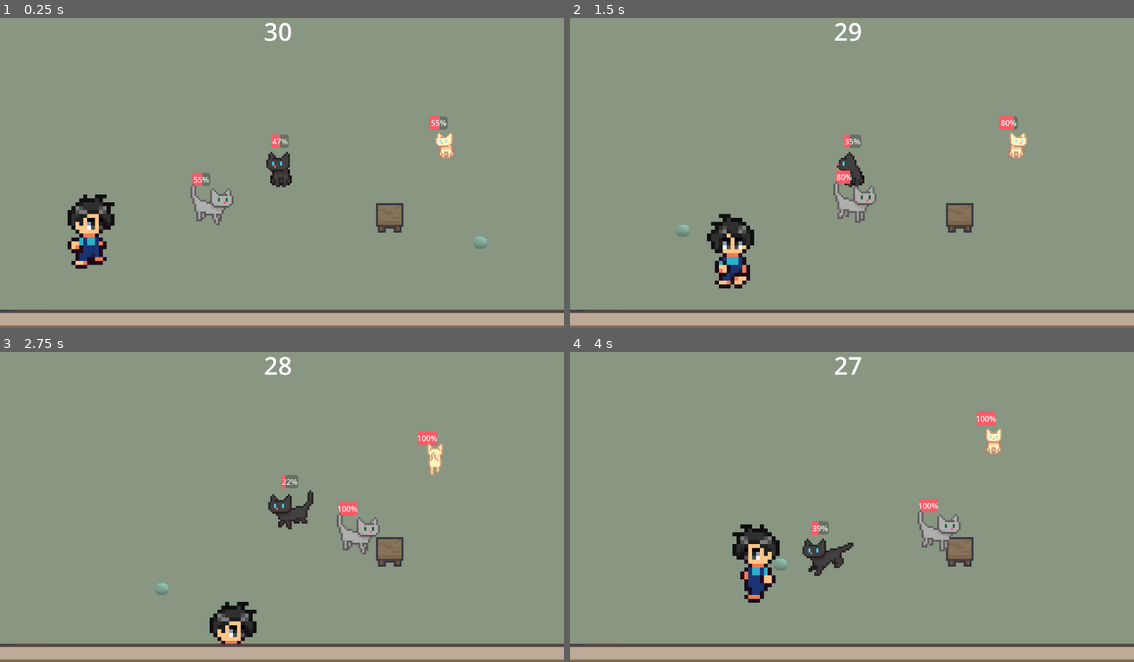
Above: before the commit, frames 1-4 (two rows, left to right).
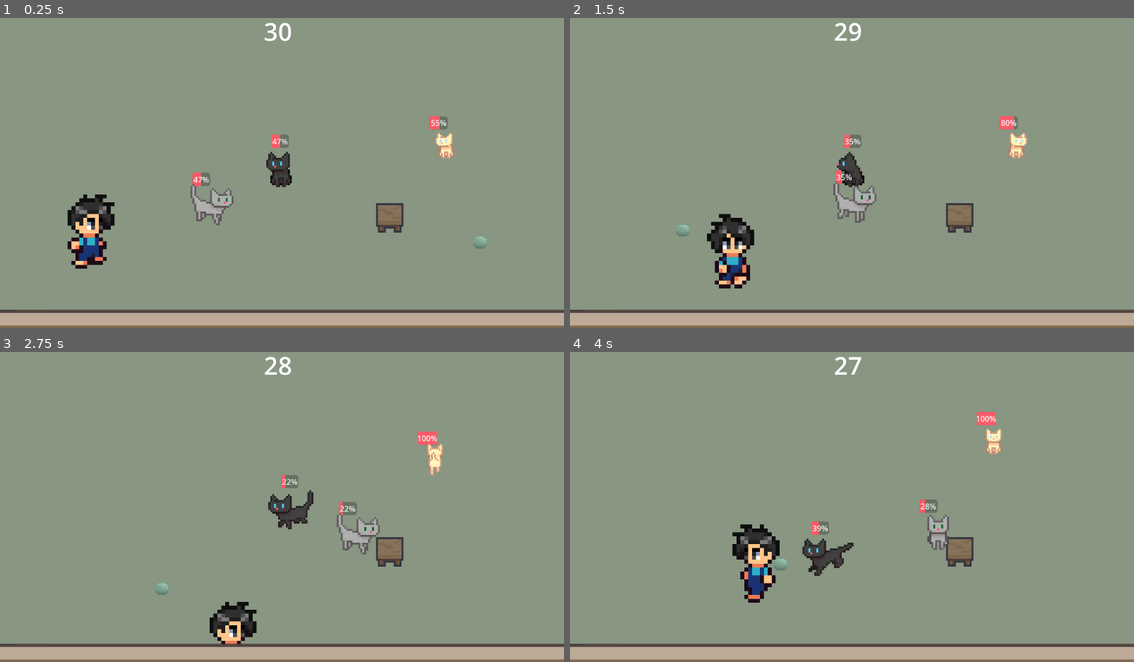
Above: after the commit, the same moments.

Repository: morgan-git/cat-herder
Game: Godot game, scene res://scenes/patio.tscn
Same seed, same stepped clock (60 frames per second), same inputs: the game is played once before the commit and once after it.
Inputs:
- Up to frame 1 (0.25 s): no input
- Up to frame 2 (1.5 s): tap Enter (ui_accept) at 0.5, 0.77 s; hold Right (ui_right) 0.53-1.28 s; hold E (interact, bound only after the commit) 0.53-1.28 s; hold Down (ui_down) from 1.28 s (still down); tap E (interact, bound only after the commit) at 1.35 s
- Up to frame 3 (2.75 s): tap Enter (ui_accept) at 1.52 s; release Down (ui_down) at 2.03 s; hold Right (ui_right) from 2.03 s (still down); hold E (interact, bound only after the commit) from 2.03 s (still down)
- Up to frame 4 (4 s): release Right (ui_right) at 2.78 s; release E (interact, bound only after the commit) at 2.78 s; hold Up (ui_up) 2.78-3.53 s; tap E (interact, bound only after the commit) at 2.85 s; tap Enter (ui_accept) at 3.02, 3.77 s; hold Left (ui_left) from 3.53 s (still down); hold E (interact, bound only after the commit) from 3.53 s (still down)

The runs differ from the first frame. In frame 1, less than 0.1% of the frame differs, in the area x 34-36%, y 49-55%; in frame 2, less than 0.1%; in frame 3, 0.1%; in frame 4, 0.6%, in the area x 61-70%, y 47-65%.

Commit message:
added cat pee cleanup button

Diff:
--- a/project.godot
+++ b/project.godot
@@ -23,6 +23,14 @@
 
 project/assembly_name="Cat Herder"
 
+[input]
+
+interact={
+"deadzone": 0.2,
+"events": [Object(InputEventKey,"resource_local_to_scene":false,"resource_name":"","device":0,"window_id":0,"alt_pressed":false,"shift_pressed":false,"ctrl_pressed":false,"meta_pressed":false,"pressed":false,"keycode":0,"physical_keycode":69,"key_label":0,"unicode":0,"location":0,"echo":false,"script":null)
+]
+}
+
 [rendering]
 
 textures/canvas_textures/default_texture_filter=0
--- a/scenes/patio.tscn
+++ b/scenes/patio.tscn
@@ -241,6 +241,22 @@
 atlas = ExtResource("9_pbytk")
 region = Rect2(224, 32, 32, 32)
 
+[sub_resource type="AtlasTexture" id="AtlasTexture_0l0qi"]
+atlas = ExtResource("9_pbytk")
+region = Rect2(640, 96, 32, 32)
+
+[sub_resource type="AtlasTexture" id="AtlasTexture_bcrav"]
+atlas = ExtResource("9_pbytk")
+region = Rect2(672, 96, 32, 32)
+
+[sub_resource type="AtlasTexture" id="AtlasTexture_ybjh2"]
+atlas = ExtResource("9_pbytk")
+region = Rect2(704, 96, 32, 32)
+
+[sub_resource type="AtlasTexture" id="AtlasTexture_js3qt"]
+atlas = ExtResource("9_pbytk")
+region = Rect2(736, 96, 32, 32)
+
 [sub_resource type="AtlasTexture" id="AtlasTexture_pf4nm"]
 atlas = ExtResource("10_lfmyj")
 region = Rect2(512, 32, 32, 32)
@@ -272,22 +288,6 @@
 [sub_resource type="AtlasTexture" id="AtlasTexture_fdrx2"]
 atlas = ExtResource("10_lfmyj")
 region = Rect2(736, 288, 32, 32)
-
-[sub_resource type="AtlasTexture" id="AtlasTexture_0l0qi"]
-atlas = ExtResource("9_pbytk")
-region = Rect2(640, 96, 32, 32)
-
-[sub_resource type="AtlasTexture" id="AtlasTexture_bcrav"]
-atlas = ExtResource("9_pbytk")
-region = Rect2(672, 96, 32, 32)
-
-[sub_resource type="AtlasTexture" id="AtlasTexture_ybjh2"]
-atlas = ExtResource("9_pbytk")
-region = Rect2(704, 96, 32, 32)
-
-[sub_resource type="AtlasTexture" id="AtlasTexture_js3qt"]
-atlas = ExtResource("9_pbytk")
-region = Rect2(736, 96, 32, 32)
 
 [sub_resource type="AtlasTexture" id="AtlasTexture_xpde0"]
 atlas = ExtResource("9_pbytk")
@@ -378,6 +378,23 @@
 }, {
 "frames": [{
 "duration": 1.0,
+"texture": SubResource("AtlasTexture_0l0qi")
+}, {
+"duration": 1.0,
+"texture": SubResource("AtlasTexture_bcrav")
+}, {
+"duration": 1.0,
+"texture": SubResource("AtlasTexture_ybjh2")
+}, {
+"duration": 1.0,
+"texture": SubResource("AtlasTexture_js3qt")
+}],
+"loop": true,
+"name": &"Running",
+"speed": 5.0
+}, {
+"frames": [{
+"duration": 1.0,
 "texture": SubResource("AtlasTexture_pf4nm")
 }, {
 "duration": 1.0,
@@ -390,7 +407,7 @@
 "texture": SubResource("AtlasTexture_v7805")
 }],
 "loop": true,
-"name": &"RunDown",
+"name": &"RunningDown",
 "speed": 5.0
 }, {
 "frames": [{
@@ -407,24 +424,7 @@
 "texture": SubResource("AtlasTexture_fdrx2")
 }],
 "loop": true,
-"name": &"RunUp",
-"speed": 5.0
-}, {
-"frames": [{
-"duration": 1.0,
-"texture": SubResource("AtlasTexture_0l0qi")
-}, {
-"duration": 1.0,
-"texture": SubResource("AtlasTexture_bcrav")
-}, {
-"duration": 1.0,
-"texture": SubResource("AtlasTexture_ybjh2")
-}, {
-"duration": 1.0,
-"texture": SubResource("AtlasTexture_js3qt")
-}],
-"loop": true,
-"name": &"Running",
+"name": &"RunningUp",
 "speed": 5.0
 }, {
 "frames": [{
@@ -523,6 +523,22 @@
 atlas = ExtResource("12_1j5xr")
 region = Rect2(224, 32, 32, 32)
 
+[sub_resource type="AtlasTexture" id="AtlasTexture_rgyy7"]
+atlas = ExtResource("12_1j5xr")
+region = Rect2(512, 96, 32, 32)
+
+[sub_resource type="AtlasTexture" id="AtlasTexture_lw212"]
+atlas = ExtResource("12_1j5xr")
+region = Rect2(544, 96, 32, 32)
+
+[sub_resource type="AtlasTexture" id="AtlasTexture_4xwsx"]
+atlas = ExtResource("12_1j5xr")
+region = Rect2(576, 96, 32, 32)
+
+[sub_resource type="AtlasTexture" id="AtlasTexture_g5b6l"]
+atlas = ExtResource("12_1j5xr")
+region = Rect2(608, 96, 32, 32)
+
 [sub_resource type="AtlasTexture" id="AtlasTexture_do2yl"]
 atlas = ExtResource("12_1j5xr")
 region = Rect2(512, 32, 32, 32)
@@ -554,22 +570,6 @@
 [sub_resource type="AtlasTexture" id="AtlasTexture_mm1n0"]
 atlas = ExtResource("12_1j5xr")
 region = Rect2(608, 288, 32, 32)
-
-[sub_resource type="AtlasTexture" id="AtlasTexture_rgyy7"]
-atlas = ExtResource("12_1j5xr")
-region = Rect2(512, 96, 32, 32)
-
-[sub_resource type="AtlasTexture" id="AtlasTexture_lw212"]
-atlas = ExtResource("12_1j5xr")
-region = Rect2(544, 96, 32, 32)
-
-[sub_resource type="AtlasTexture" id="AtlasTexture_4xwsx"]
-atlas = ExtResource("12_1j5xr")
-region = Rect2(576, 96, 32, 32)
-
-[sub_resource type="AtlasTexture" id="AtlasTexture_g5b6l"]
-atlas = ExtResource("12_1j5xr")
-region = Rect2(608, 96, 32, 32)
 
 [sub_resource type="AtlasTexture" id="AtlasTexture_tfd70"]
 atlas = ExtResource("12_1j5xr")
@@ -656,6 +656,23 @@
 }, {
 "frames": [{
 "duration": 1.0,
+"texture": SubResource("AtlasTexture_rgyy7")
+}, {
+"duration": 1.0,
+"texture": SubResource("AtlasTexture_lw212")
+}, {
+"duration": 1.0,
+"texture": SubResource("AtlasTexture_4xwsx")
+}, {
+"duration": 1.0,
+"texture": SubResource("AtlasTexture_g5b6l")
+}],
+"loop": true,
+"name": &"Running",
+"speed": 5.0
+}, {
+"frames": [{
+"duration": 1.0,
 "texture": SubResource("AtlasTexture_do2yl")
 }, {
 "duration": 1.0,
@@ -668,7 +685,7 @@
 "texture": SubResource("AtlasTexture_hm048")
 }],
 "loop": true,
-"name": &"RunDown",
+"name": &"RunningDown",
 "speed": 5.0
 }, {
 "frames": [{
@@ -685,24 +702,7 @@
 "texture": SubResource("AtlasTexture_mm1n0")
 }],
 "loop": true,
-"name": &"RunUp",
-"speed": 5.0
-}, {
-"frames": [{
-"duration": 1.0,
-"texture": SubResource("AtlasTexture_rgyy7")
-}, {
-"duration": 1.0,
-"texture": SubResource("AtlasTexture_lw212")
-}, {
-"duration": 1.0,
-"texture": SubResource("AtlasTexture_4xwsx")
-}, {
-"duration": 1.0,
-"texture": SubResource("AtlasTexture_g5b6l")
-}],
-"loop": true,
-"name": &"Running",
+"name": &"RunningUp",
 "speed": 5.0
 }, {
 "frames": [{
@@ -802,6 +802,22 @@
 atlas = ExtResource("14_qwprf")
 region = Rect2(128, 64, 32, 32)
 
+[sub_resource type="AtlasTexture" id="AtlasTexture_5osbm"]
+atlas = ExtResource("14_qwprf")
+region = Rect2(512, 96, 32, 32)
+
+[sub_resource type="AtlasTexture" id="AtlasTexture_t54i4"]
+atlas = ExtResource("14_qwprf")
+region = Rect2(544, 96, 32, 32)
+
+[sub_resource type="AtlasTexture" id="AtlasTexture_1njdu"]
+atlas = ExtResource("14_qwprf")
+region = Rect2(576, 96, 32, 32)
+
+[sub_resource type="AtlasTexture" id="AtlasTexture_tjx2y"]
+atlas = ExtResource("14_qwprf")
+region = Rect2(608, 96, 32, 32)
+
 [sub_resource type="AtlasTexture" id="AtlasTexture_ebivo"]
 atlas = ExtResource("14_qwprf")
 region = Rect2(512, 32, 32, 32)
@@ -833,22 +849,6 @@
 [sub_resource type="AtlasTexture" id="AtlasTexture_0ae6s"]
 atlas = ExtResource("14_qwprf")
 region = Rect2(608, 288, 32, 32)
-
-[sub_resource type="AtlasTexture" id="AtlasTexture_5osbm"]
-atlas = ExtResource("14_qwprf")
-region = Rect2(512, 96, 32, 32)
-
-[sub_resource type="AtlasTexture" id="AtlasTexture_t54i4"]
-atlas = ExtResource("14_qwprf")
-region = Rect2(544, 96, 32, 32)
-
-[sub_resource type="AtlasTexture" id="AtlasTexture_1njdu"]
-atlas = ExtResource("14_qwprf")
-region = Rect2(576, 96, 32, 32)
-
-[sub_resource type="AtlasTexture" id="AtlasTexture_tjx2y"]
-atlas = ExtResource("14_qwprf")
-region = Rect2(608, 96, 32, 32)
 
 [sub_resource type="AtlasTexture" id="AtlasTexture_j7j0y"]
 atlas = ExtResource("14_qwprf")
@@ -938,6 +938,23 @@
 }, {
 "frames": [{
 "duration": 1.0,
+"texture": SubResource("AtlasTexture_5osbm")
+}, {
+"duration": 1.0,
+"texture": SubResource("AtlasTexture_t54i4")
+}, {
+"duration": 1.0,
+"texture": SubResource("AtlasTexture_1njdu")
+}, {
+"duration": 1.0,
+"texture": SubResource("AtlasTexture_tjx2y")
+}],
+"loop": true,
+"name": &"Running",
+"speed": 5.0
+}, {
+"frames": [{
+"duration": 1.0,
 "texture": SubResource("AtlasTexture_ebivo")
 }, {
 "duration": 1.0,
@@ -950,7 +967,7 @@
 "texture": SubResource("AtlasTexture_v8uid")
 }],
 "loop": true,
-"name": &"RunDown",
+"name": &"RunningDown",
 "speed": 5.0
 }, {
 "frames": [{
@@ -967,24 +984,7 @@
 "texture": SubResource("AtlasTexture_0ae6s")
 }],
 "loop": true,
-"name": &"RunUp",
-"speed": 5.0
-}, {
-"frames": [{
-"duration": 1.0,
-"texture": SubResource("AtlasTexture_5osbm")
-}, {
-"duration": 1.0,
-"texture": SubResource("AtlasTexture_t54i4")
-}, {
-"duration": 1.0,
-"texture": SubResource("AtlasTexture_1njdu")
-}, {
-"duration": 1.0,
-"texture": SubResource("AtlasTexture_tjx2y")
-}],
-"loop": true,
-"name": &"Running",
+"name": &"RunningUp",
 "speed": 5.0
 }, {
 "frames": [{
@@ -1080,7 +1080,7 @@
 offset_bottom = 1488.0
 color = Color(0.533333, 0.588235, 0.509804, 1)
 
-[node name="Player" type="CharacterBody2D" parent="."]
+[node name="Player" type="CharacterBody2D" parent="." groups=["player"]]
 process_mode = 1
 position = Vector2(-398.19, 122.793)
 scale = Vector2(4, 4)
@@ -1193,7 +1193,7 @@
 [node name="AnimatedSprite2D" type="AnimatedSprite2D" parent="Cat1"]
 scale = Vector2(4, 4)
 sprite_frames = SubResource("SpriteFrames_xpde0")
-animation = &"RunDown"
+animation = &"RunningDown"
 
 [node name="Cat2" type="CharacterBody2D" parent="."]
 process_mode = 1
@@ -1221,7 +1221,7 @@
 [node name="AnimatedSprite2D" type="AnimatedSprite2D" parent="Cat2"]
 scale = Vector2(3, 3)
 sprite_frames = SubResource("SpriteFrames_uryku")
-animation = &"RunDown"
+animation = &"RunningDown"
 
 [node name="Cat3" type="CharacterBody2D" parent="."]
 process_mode = 1
@@ -1245,7 +1245,7 @@
 [node name="AnimatedSprite2D" type="AnimatedSprite2D" parent="Cat3"]
 scale = Vector2(4, 4)
 sprite_frames = SubResource("SpriteFrames_xqn7m")
-animation = &"RunDown"
+animation = &"RunningUp"
 
 [node name="Node2D" type="Node2D" parent="."]
 position = Vector2(37.3235, -293.823)
--- a/scenes/puddle.tscn
+++ b/scenes/puddle.tscn
@@ -1,6 +1,7 @@
-[gd_scene load_steps=7 format=3 uid="uid://hd3jos264tim"]
+[gd_scene load_steps=9 format=3 uid="uid://hd3jos264tim"]
 
 [ext_resource type="Texture2D" uid="uid://bk3ysleeuro0y" path="res://assets/custom/other/catpeesprite.png" id="1_sj7di"]
+[ext_resource type="Script" uid="uid://dv6o2g3n2xpg" path="res://scripts/puddle.gd" id="2_qlq6d"]
 
 [sub_resource type="AtlasTexture" id="AtlasTexture_qlq6d"]
 atlas = ExtResource("1_sj7di")
@@ -33,7 +34,7 @@
 "duration": 1.0,
 "texture": SubResource("AtlasTexture_h42jt")
 }],
-"loop": true,
+"loop": false,
 "name": &"appear",
 "speed": 5.0
 }, {
@@ -43,7 +44,18 @@
 "speed": 5.0
 }]
 
+[sub_resource type="RectangleShape2D" id="RectangleShape2D_s8xbh"]
+size = Vector2(224, 130)
+
 [node name="Puddle" type="AnimatedSprite2D"]
-scale = Vector2(0.5, 0.5)
+scale = Vector2(0.1, 0.1)
 sprite_frames = SubResource("SpriteFrames_ksxtr")
 animation = &"appear"
+script = ExtResource("2_qlq6d")
+
+[node name="Area2D" type="Area2D" parent="."]
+position = Vector2(-28, 16)
+
+[node name="CollisionShape2D" type="CollisionShape2D" parent="Area2D"]
+position = Vector2(0, 22)
+shape = SubResource("RectangleShape2D_s8xbh")
--- a/scripts/cat_3.gd
+++ b/scripts/cat_3.gd
@@ -1,23 +1,37 @@
 extends Cat
 
-const ARRIVE_THRESHOLD = 5.0
+const ARRIVE_ENTER = 45.0
+const ARRIVE_EXIT = 60.0
 
 @export var table_marker_path: NodePath
 var table_marker: Node2D
+var has_arrived: bool = false
 
 func _ready() -> void:
 	table_marker = get_node(table_marker_path)
 	super._ready()
 
+func _update_arrival() -> void:
+	var distance = global_position.distance_to(table_marker.global_position)
+	if has_arrived:
+		has_arrived = distance < ARRIVE_EXIT
+	else:
+		has_arrived = distance < ARRIVE_ENTER
+
 func check_satisfied() -> bool:
-	return true
+	_update_arrival()
+	return has_arrived
 
 func get_satisfied_direction() -> Vector2:
-	if global_position.distance_to(table_marker.global_position) < ARRIVE_THRESHOLD:
-		return Vector2.ZERO
-	return (table_marker.global_position - global_position).normalized()
+	return Vector2.ZERO
 
 func get_satisfied_animation() -> String:
-	if global_position.distance_to(table_marker.global_position) < ARRIVE_THRESHOLD:
-		return "Sit"
-	return "Walk"
+	return "Sit"
+
+# Cat3 always walks toward the table when not yet arrived, rather than
+# the base class's random wander, since Cat3 has one single goal.
+func _process_wander(delta: float) -> void:
+	var direction = (table_marker.global_position - global_position).normalized()
+	velocity = direction * SPEED
+	_play_directional_animation(direction, "Walk")
+	happiness -= HAPPINESS_DECAY_RATE * delta
--- a/scripts/game_effects.gd
+++ b/scripts/game_effects.gd
@@ -8,6 +8,7 @@
 const PUDDLE_SCENE = preload("res://scenes/puddle.tscn")
 
 var _active_players: Array[AudioStreamPlayer2D] = []
+var active_puddle_count: int = 0
 
 func play_purr(at_position: Vector2) -> void:
 	_play_sound(PURR_SOUND, at_position)
@@ -19,6 +20,14 @@
 	var puddle = PUDDLE_SCENE.instantiate()
 	parent.add_child(puddle)
 	puddle.global_position = at_position
+	active_puddle_count += 1
+	puddle.tree_exiting.connect(_on_puddle_removed)
+
+func _on_puddle_removed() -> void:
+	active_puddle_count -= 1
+
+func has_active_puddles() -> bool:
+	return active_puddle_count > 0
 
 # Stops and removes every currently playing sound immediately. Call this
 # when the game round ends so nothing keeps playing over a paused scene.
--- /dev/null
+++ b/scripts/puddle.gd
@@ -0,0 +1,28 @@
+extends AnimatedSprite2D
+
+@onready var clean_area: Area2D = $Area2D
+var player_in_range: bool = false
+
+func _ready() -> void:
+	play("appear")
+	clean_area.body_entered.connect(_on_body_entered)
+	clean_area.body_exited.connect(_on_body_exited)
+
+func _on_body_entered(body: Node) -> void:
+	if body.is_in_group("player"):
+		player_in_range = true
+
+func _on_body_exited(body: Node) -> void:
+	if body.is_in_group("player"):
+		player_in_range = false
+
+func _unhandled_input(event: InputEvent) -> void:
+	if player_in_range and event.is_action_pressed("interact"):
+		clean()
+
+# Call this later, once a cleaning mechanic exists, to make the puddle
+# play its appear animation backward and remove itself when finished.
+func clean() -> void:
+	play_backwards("appear")
+	await animation_finished
+	queue_free()
Not shown, added: scripts/puddle.gd.uid
